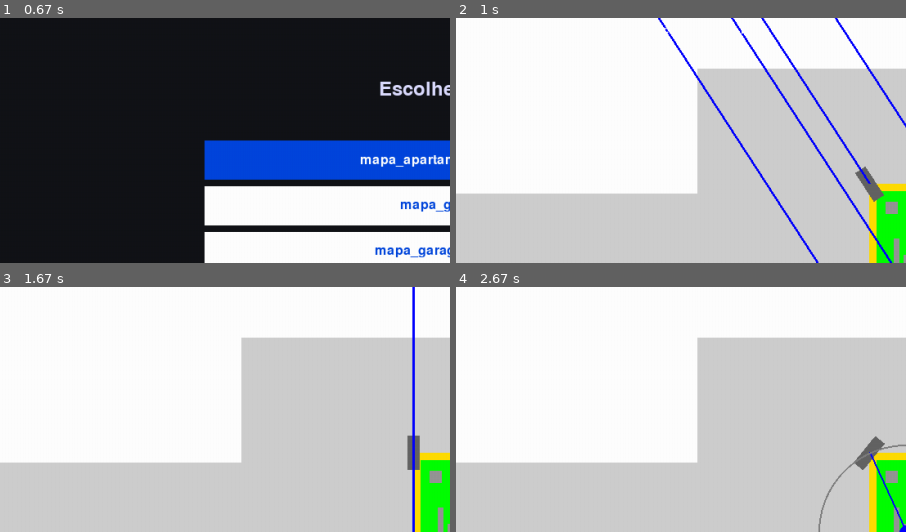
Above: before the commit, frames 1-4 (two rows, left to right).
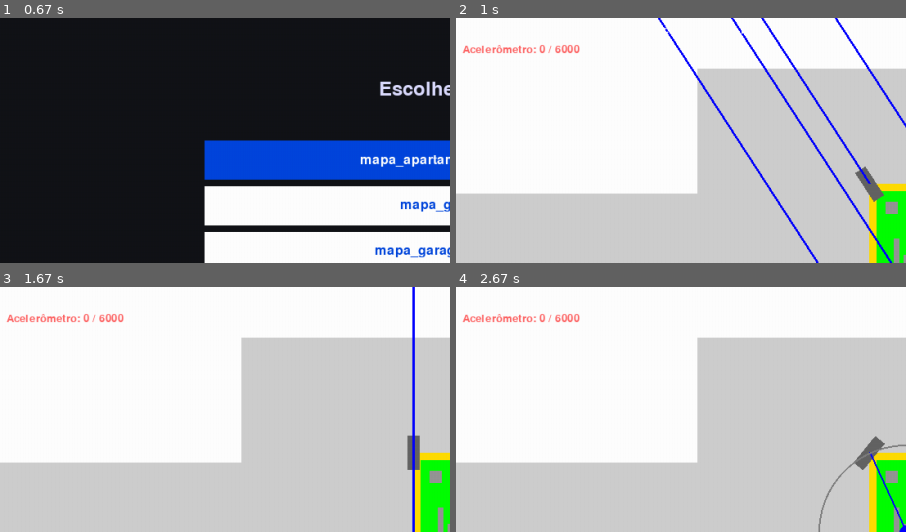
Above: after the commit, the same moments.

Repository: marcoacolla/LAR-Trafo-Cabeca-de-Serie
Game: pygame game, started from Python_Sim_Pygame/v1.0_pygame.py
The game is run twice, just before and just after one commit, with the same random seed, the same clock (stepped at 60 frames per second) and the same inputs.
Inputs:
- Up to frame 1 (0.67 s): click "Jogar" at 0.38 s
- Up to frame 2 (1 s): tap Enter at 0.67 s
- Up to frame 3 (1.67 s): hold Space 1-1.47 s; hold Up 1-1.47 s; tap Space at 1.5 s
- Up to frame 4 (2.67 s): hold Space from 2.33 s (still down); hold Right from 2.33 s (still down)
The pictures show only the part of the screen within x 0-50%, y 0-50%; the shares and areas given below are measured in that part.

Frame 1 is identical in both runs. In frame 2, 0.5% of the frame differs, in the area x 1-28%, y 11-15%; in frame 3, 0.5%; in frame 4, 0.5%.

Commit message:
add inclinometro logc

Diff:
--- a/Python_Sim_Pygame/v1.0_pygame.py
+++ b/Python_Sim_Pygame/v1.0_pygame.py
@@ -497,6 +497,83 @@
 #   - The can_movement_value replaces the left joystick Y-axis (forward/backward)
 can_movement_value = 0  # 0 to 60000
 
+# ==================== ACELERÔMETRO / INCLINAÇÃO ====================
+# Simula o acelerômetro baseado em tons vermelhos do mapa
+# 0 = reto, 6000 = 90 graus de inclinação
+# Configurações editáveis
+ACCELEROMETER_MAX_VALUE = 6000  # máximo valor do acelerômetro (simula 90 graus)
+ACCELEROMETER_RED_MIN_DIFF = 80  # diferença mínima entre R e max(G,B) para detectar vermelho
+ACCELEROMETER_GB_MAX_DIFF = 30   # diferença máxima entre G e B (para G e B serem "iguais")
+ACCELEROMETER_SAMPLES = 4  # número de pontos ao redor do robô para amostrar (4 cantos da base)
+
+def calculate_accelerometer_value():
+    """
+    Calcula o valor do acelerômetro baseado na intensidade de vermelho puro
+    na posição do robô. Detecta especificamente tons avermelhados (R >> G, B)
+    e não branco ou outras cores. Retorna um valor de 0 a ACCELEROMETER_MAX_VALUE.
+    """
+    try:
+        px, py = player.getPosition()
+        map_x = int(px)
+        map_y = int(py)
+
+        # Verifica limites do mapa
+        if (map_x < 0 or map_x >= map_image.get_width() or
+            map_y < 0 or map_y >= map_image.get_height()):
+            return 0
+
+        # Amostra a cor central e em alguns pontos ao redor
+        sample_points = [
+            (map_x, map_y),  # centro
+            (map_x + 15, map_y),  # direita
+            (map_x - 15, map_y),  # esquerda
+            (map_x, map_y + 15),  # frente
+            (map_x, map_y - 15),  # trás
+        ]
+
+        # Coleta valores de "avermelhamento" de todas as amostras
+        red_intensities = []
+        for sx, sy in sample_points:
+            if 0 <= sx < map_image.get_width() and 0 <= sy < map_image.get_height():
+                try:
+                    color = map_image.get_at((sx, sy))
+                    r, g, b = color[0], color[1], color[2]
+
+                    # Detecta vermelho: R deve ser muito maior que G e B
+                    # G e B devem ser aproximadamente iguais (para evitar cores misturadas)
+                    max_gb = max(g, b)
+                    diff_gb = abs(g - b)
+
+                    # Calcula quanto de "puro vermelho" existe
+                    # Quanto maior R - max(G,B), mais vermelho puro é
+                    red_diff = r - max_gb
+
+                    # Só conta como vermelho se atender aos critérios
+                    if red_diff >= ACCELEROMETER_RED_MIN_DIFF and diff_gb <= ACCELEROMETER_GB_MAX_DIFF:
+                        red_intensities.append(red_diff)
+                    else:
+                        red_intensities.append(0)
+                except Exception:
+                    pass
+
+        if not red_intensities or all(x == 0 for x in red_intensities):
+            return 0
+
+        # Usa a média dos valores de "avermelhamento"
+        avg_red_intensity = sum(red_intensities) / len(red_intensities)
+
+        # Mapeia de [0, 255] para [0, ACCELEROMETER_MAX_VALUE]
+        # A intensidade máxima é quando R=255 e G=B=0, dando red_diff=255
+        normalized = min(1.0, avg_red_intensity / 255.0)
+        accel_value = int(normalized * ACCELEROMETER_MAX_VALUE)
+
+        return min(ACCELEROMETER_MAX_VALUE, max(0, accel_value))
+    except Exception:
+        return 0
+
+# Variável global para armazenar o valor atual do acelerômetro
+current_accelerometer_value = 0
+
 def _toggle_hardcore():
     global hardcore_mode
     hardcore_mode = not hardcore_mode
@@ -979,6 +1056,12 @@
                     player.move(keys, speed=move_speed)
     except Exception:
         player.move(keys, speed=move_speed)
+
+    # Atualiza acelerômetro (valor simulado baseado em tons vermelhos do mapa)
+    try:
+        current_accelerometer_value = calculate_accelerometer_value()
+    except Exception:
+        current_accelerometer_value = 0
 
     # Atualiza câmera antes de desenhar (offset/scale)
     camera.update(player)
@@ -1263,6 +1346,14 @@
                 last_printed_control_mode = control_mode
         except Exception:
             pass
+
+        # Display accelerometer value (simulated inclination based on red areas)
+        try:
+            accel_text = font.render(f'Acelerômetro: {current_accelerometer_value} / {ACCELEROMETER_MAX_VALUE}', True, (255, 100, 100))
+            screen.blit(accel_text, (8, 32))
+        except Exception:
+            pass
+
         # Persistent badge showing that trafo is currently carried (screen-anchored)
         try:
             if 'trafo' in globals() and getattr(trafo, 'picked', False):
